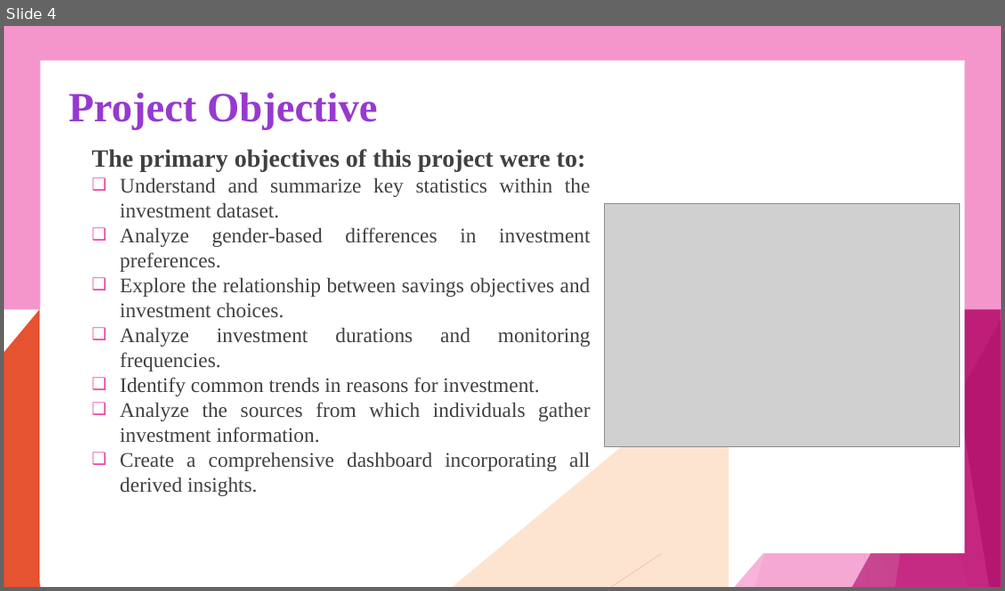
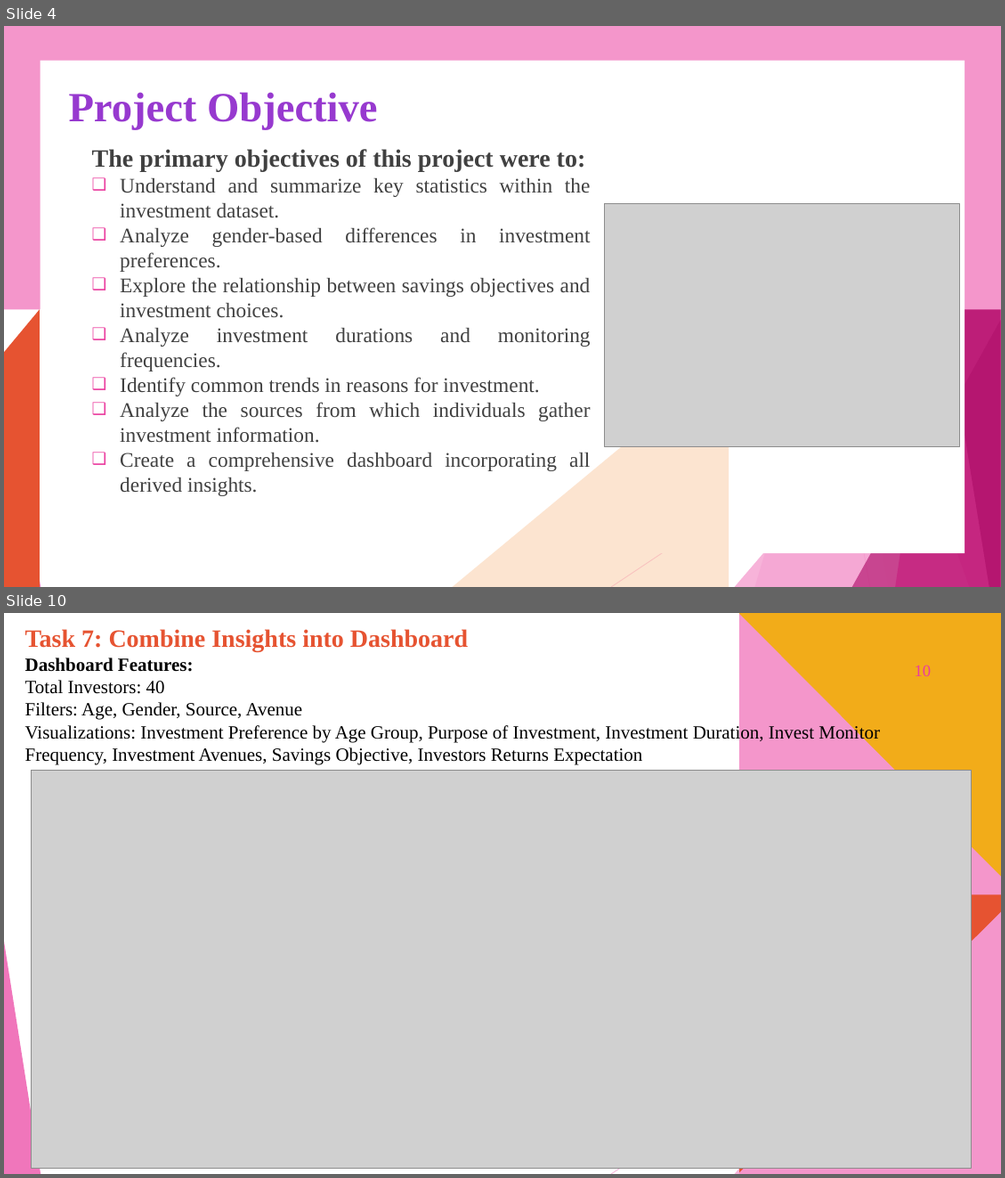
Before and after one commit to Paromita23/InLighn_Tech_Internship, a slide deck: PROJECT REPORT/Investment Analysis using POWER BI project Report.pptx. Shown one above the other, each under a label of ours: slide 4 before the commit, slides 4 and 10 after it; the slides between them are not shown. The pictures are 1005x591 and 1005x1178 pixels, drawn with LibreOffice and Linux fonts; fonts in the diff are those of the drawing; grey boxes stand for pictures. Boxes give left, top, right and bottom in pixels: in the first picture for what was removed or moved away, otherwise in the second. Text is boxed around its words. In the diff, an @@ line names an element or a change of style, - is before the commit and + after.

```diff
--- a/PROJECT REPORT/Investment Analysis using POWER BI project Report.pptx
+++ b/PROJECT REPORT/Investment Analysis using POWER BI project Report.pptx
@@ slide 10 added at [4,613,1001,1174], background #FFFFFF; not listed: 10 template elements that a slide beside it also shows @@
@@ text added at [25,629,880,765], 18 pt, text #000000 @@
+Task 7: Combine Insights into Dashboard
+Dashboard Features:
+Total Investors: 40
+Filters: Age, Gender, Source, Avenue
+Visualizations: Investment Preference by Age Group, Purpose of Investment, Investment Duration, Invest Monitor Frequency, Investment Avenues, Savings Objective, Investors Returns Expectation
@@ freeform shape added at [739,613,1001,894], fill #F2AC19 @@
@@ freeform shape added at [739,614,1001,895], fill #F496CB @@
@@ page number added at [914,665,931,676], 16 pt, text #EB3D9F @@
+10
@@ picture added at [32,770,971,1167] @@
@@ freeform shape added at [739,893,1001,1174], fill #E65331 @@
@@ freeform shape added at [739,912,1001,1174], fill #F496CB @@
```
Also in this commit, not shown: 1 slide changed, 7 other slides added, 8 slides removed.
